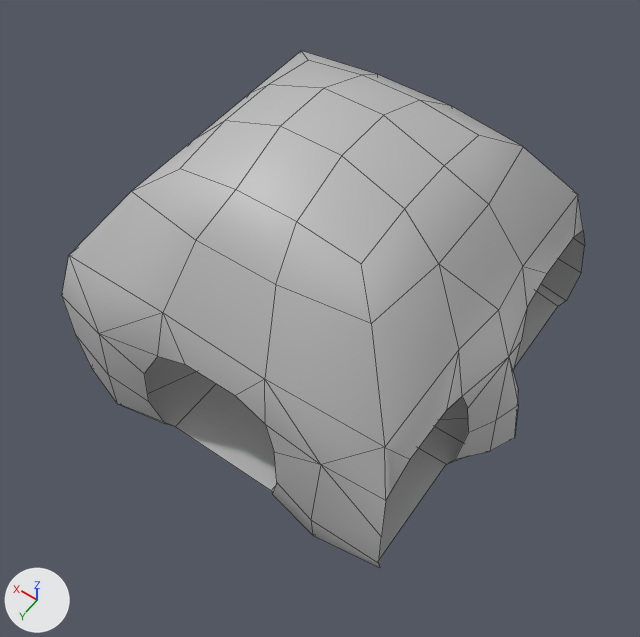
The FBX model Assets/Meshes/Rooms/Cavern_Pieces/Cavern.fbx as it was, and as the next commit left it.
Both versions are drawn from a camera (50 mm lens) standing at (-0.0119, 0.0541, 0.0633) and looking at (0.013, 0.0192, 0.0085). Lighting does not change. The marker at lower left points along +X, +Y and +Z. Mesh edges are drawn as thin lines. Where no turn or scale is listed for an object, it has been applied to the vertices.

In view in the first picture: 'Cavern'.
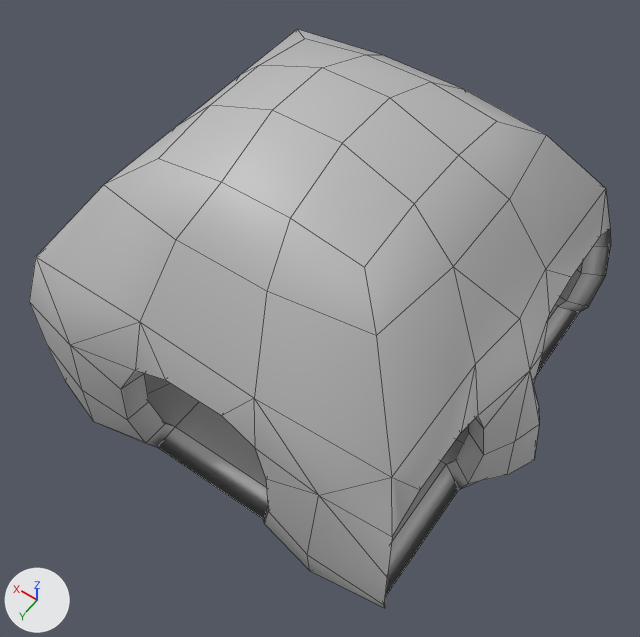
Changed parts and their boxes [x1, y1, x2, y2] in the pictures (640 x 637 px):
'Cavern', reshaped (11% wider, 12% taller): before [62, 51, 585, 567]; after [29, 29, 611, 608]
part 1 of me_mesh, added: after [29, 29, 611, 608]

The change, as a list of edits to the scene's bpy script:
```text
Change me_mesh:
    used by ob_cavern; location = (0.0, 0.0, 0.0)
    remove me_mesh.from_pydata(...)  # 140 vertices, 132 faces; spans x -0.0034..0.0325, y -0.0024..0.0316, z 0.0..0.0243
    add me_mesh.from_pydata(...)  # 280 vertices, 324 faces; spans x -0.0055..0.0345, y -0.0044..0.0335, z -0.0014..0.0257
    me_mesh part 1
    134 vertices are added at x -0.0055..0.0345, y -0.0044..0.0335, z -0.0014..0.0257
    6 new vertices lie (0.0, 0.0112, 0.0) away from vertices in x -0.0017..0.0318, y -0.0017..0.0206, z -0.0014
    192 new faces join them
```
